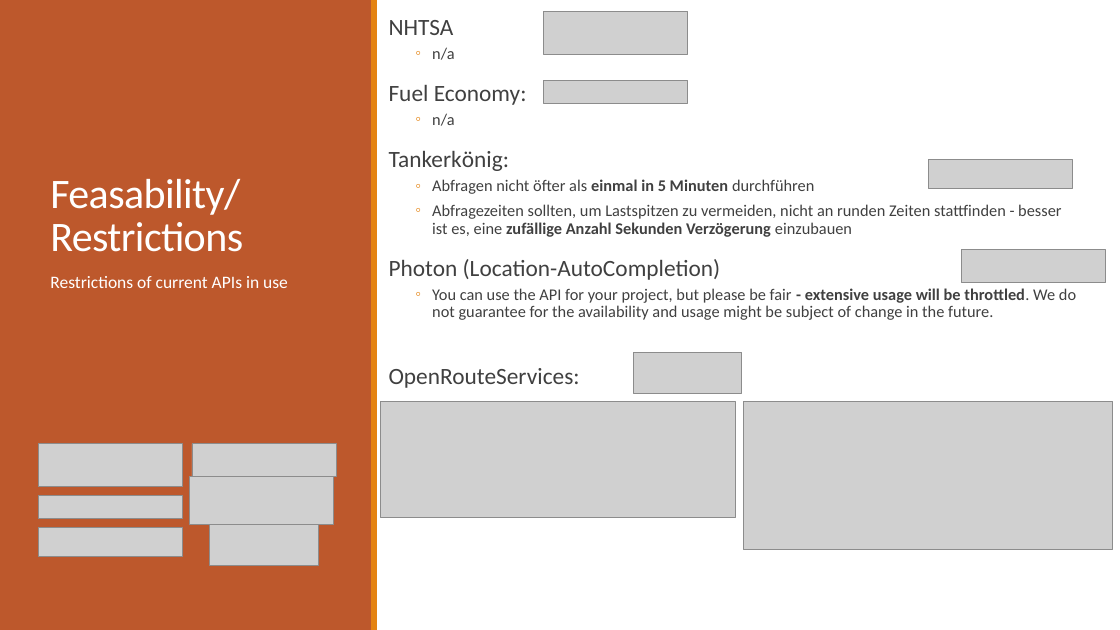
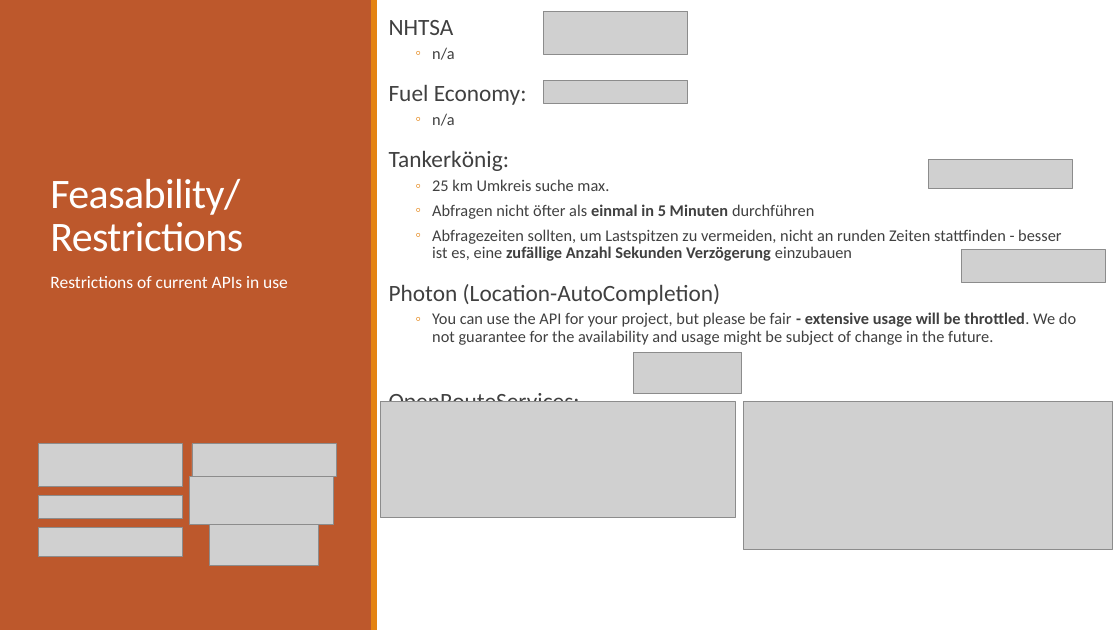
Before and after one commit to ke45xumo/cheaptrip, a slide deck: slide 7 of presentation/20191127-cw08odp.odp. Drawn at 1120x630 pixels with LibreOffice and Linux fonts; fonts in the diff are those of the drawing; grey boxes stand for pictures. Boxes give left, top, right and bottom in pixels: in the first picture for what was removed or moved away, otherwise in the second. Text is boxed around its words. In the diff, an @@ line names an element or a change of style, - is before the commit and + after.

```diff
--- a/presentation/20191127-cw08odp.odp
+++ b/presentation/20191127-cw08odp.odp
@@ text at (432,179,609,191): paragraph added @@
+    ◦ 25 km Umkreis suche max.
```
Also in this commit, not shown: 4 other files.
